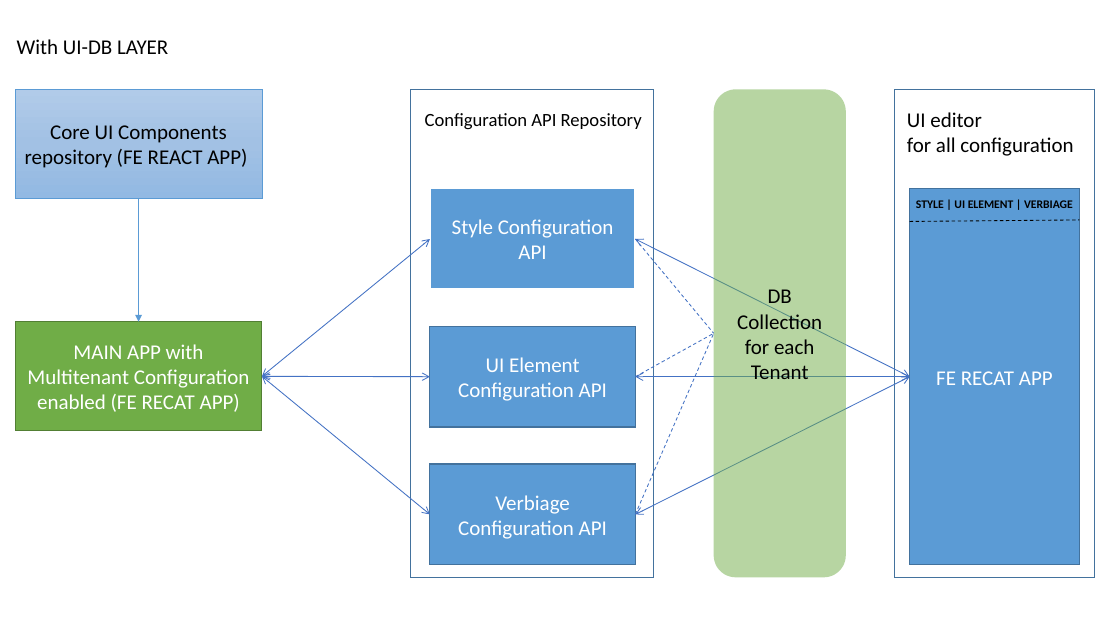
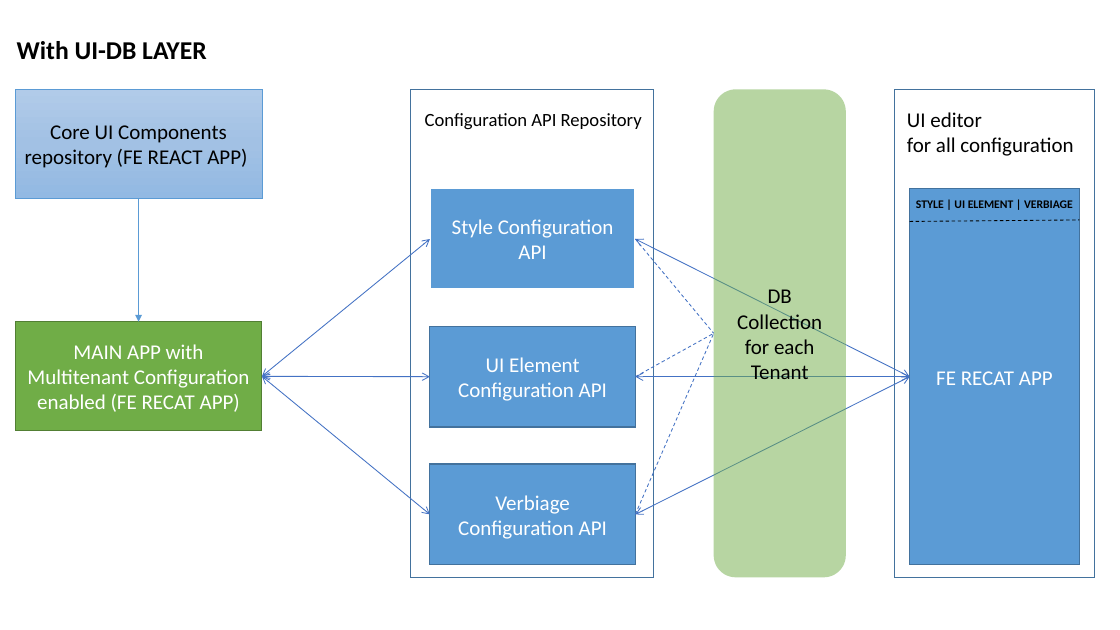
Before and after one commit to Sandeep821/Multi-Tenant-React-App, a slide deck: slide 3 of docs/MultiTenant App.pptx. Drawn at 1120x630 pixels with LibreOffice and Linux fonts; fonts in the diff are those of the drawing. Boxes give left, top, right and bottom in pixels: in the first picture for what was removed or moved away, otherwise in the second. Text is boxed around its words. In the diff, an @@ line names an element or a change of style, - is before the commit and + after.

```diff
--- a/docs/MultiTenant App.pptx
+++ b/docs/MultiTenant App.pptx
@@ text "With UI-DB LAYER" at [17, 41, 206, 60]: size 18 to 22 pt, bold on @@
```
Also in this commit, not shown: 5 other slides changed, 1 slide added.
